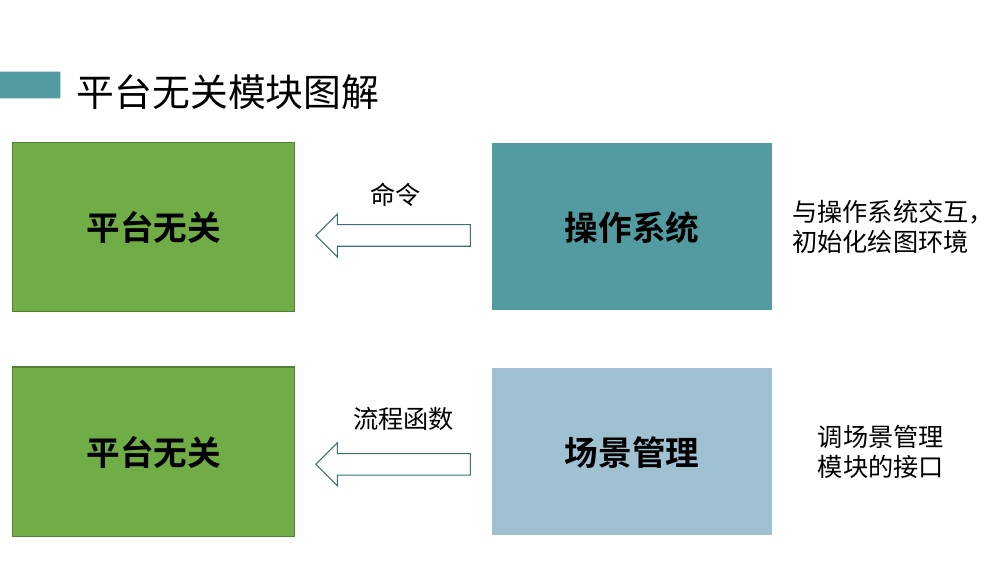
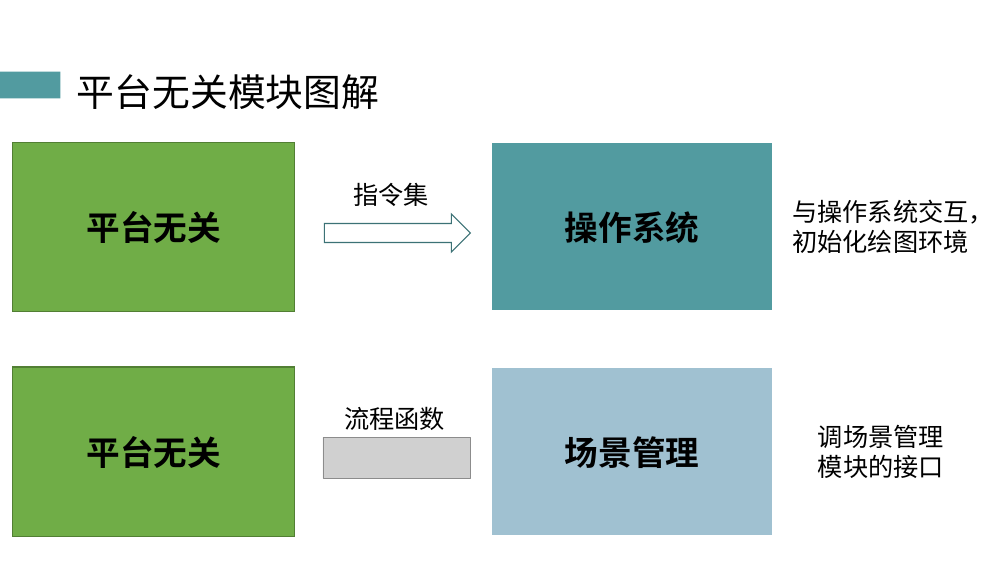
Before and after one commit to atom-chen/Main, a slide deck: slide 29 of OpenGL/答辩PPT.pptx. Drawn at 1008x567 pixels with LibreOffice and Linux fonts; fonts in the diff are those of the drawing; grey boxes stand for pictures. Boxes give left, top, right and bottom in pixels: in the first picture for what was removed or moved away, otherwise in the second. Text is boxed around its words. In the diff, an @@ line names an element or a change of style, - is before the commit and + after.

```diff
--- a/OpenGL/答辩PPT.pptx
+++ b/OpenGL/答辩PPT.pptx
@@ text at <box>353,182,429,206</box>: text changed @@
-命令
+指令集
@@ right arrow: place and size @@
-right arrow at <box>316,214,470,257</box>
+right arrow at <box>324,214,470,252</box>
@@ right arrow at <box>324,214,470,252</box>: left arrow to right arrow @@
@@ text "流程函数": place and size @@
-text "流程函数" at <box>353,406,454,430</box>
+text "流程函数" at <box>344,406,445,430</box>
@@ left arrow removed at <box>316,443,470,486</box> @@
@@ picture added at <box>323,438,470,479</box> @@
```
Also in this commit, not shown: 13 other slides changed, 2 other files.
